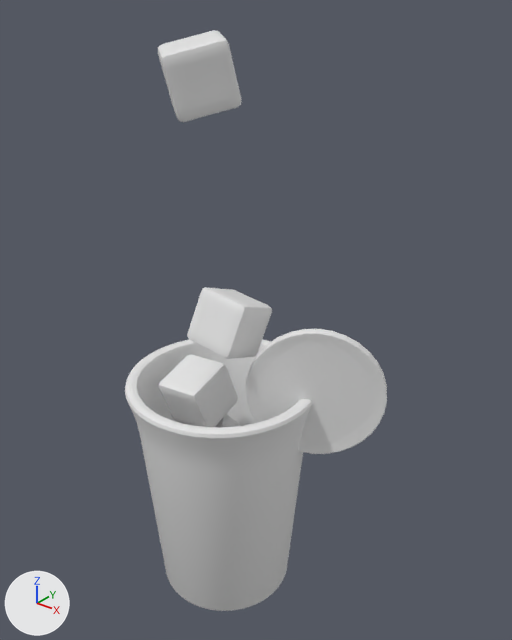
Two versions of the OBJ model public/assets/drink-baked/blog0027.obj, one commit apart.
Camera for both pictures: a 50 mm camera at (6.14, -6.87, 9.13) aimed at (0.43, 0.27, 4.7). Arrows for +X, +Y and +Z are at lower left; the lights stay in place. The first picture is the older version. Where no turn or scale is listed for an object, it has been applied to the vertices.
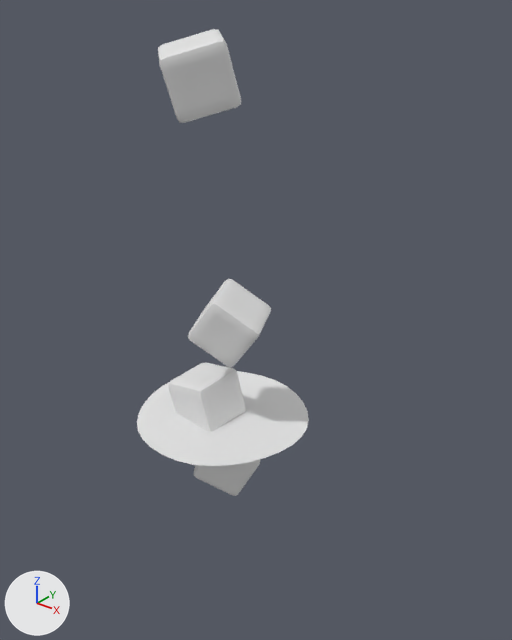
Changed parts and their boxes (x1, y1, x2, y2) in the pictures (512 x 640 px; the box of a moved part takes in the faces that stretch with it):
'Cylinder', deleted
    before: (125, 339, 312, 611)
'Circle.001', deleted
    before: (245, 329, 387, 454)
'Cube.002', reshaped (23% taller)
    before: (187, 287, 272, 359)
    after: (188, 279, 271, 368)
'Cube.001', reshaped
    before: (159, 355, 238, 427)
    after: (168, 362, 246, 431)
part 3 of me_plane, moved or reshaped (not visible before)
    after: (137, 371, 309, 466)
'Cube', unchanged, uncovered by the edit
    before: (215, 414, 241, 427)
    after: (194, 459, 260, 496)

Edits to the bpy script that builds the scene:
```text
Change me_cube_001:
    used by ob_cube_001; location = (0.0, 0.0, 0.0)
    remove me_cube_001.from_pydata(...)  # 386 vertices, 384 faces; spans x -0.901..-0.009, y -0.52..0.434, z 2.788..3.811
    add me_cube_001.from_pydata(...)  # 386 vertices, 384 faces; spans x -0.75..0.218, y -0.5..0.386, z 2.798..3.761
    me_cube_001 part 1: the whole mesh is multiplied about its middle by the matrix ((0.989, 0.13, -0.07), (-0.111, 0.969, 0.221), (0.097, -0.211, 0.973)), then moved by (0.189, -0.014, -0.02)
Change me_cube_002:
    used by ob_cube_002; location = (0.0, 0.0, 0.0)
    remove me_cube_002.from_pydata(...)  # 386 vertices, 384 faces; spans x -0.324..0.586, y -0.46..0.554, z 4.117..5.185
    add me_cube_002.from_pydata(...)  # 386 vertices, 384 faces; spans x -0.493..0.755, y -0.498..0.592, z 4.096..5.206
    me_cube_002 part 2: the whole mesh is multiplied about its middle by the matrix ((0.405, 0.898, 0.17), (-0.914, 0.389, 0.118), (0.04, -0.203, 0.978))
Change me_plane:
    used by ob_plane; location = (0.0, 0.0, 0.0)
    remove me_plane.from_pydata(...)  # 246 vertices, 68 faces; spans x -1.31..1.31, y -1.31..1.31, z 3.03..3.11
    add me_plane.from_pydata(...)  # 218 vertices, 161 faces; spans x -1.31..1.31, y -1.31..1.31, z 3.03..3.11
    me_plane part 3: 19 vertices moved from x -1.2..1.15, y -1.31..1.31, z 3.04..3.09 to x -1.21..1.15, y -1.31..1.31, z 3.04..3.1; 168 vertices removed from x -1.3..1.3, y -1.3..1.3, z 3.03..3.1; 140 vertices added at x -1.29..1.29, y -1.3..1.3, z 3.03..3.1
Remove ob_circle_001:
    ob_circle_001 = bpy.data.objects.new('Circle.001', me_circle_001)
    ob_circle_001.location = (0.0, 0.0, 0.0)
Remove ob_cylinder:
    ob_cylinder = bpy.data.objects.new('Cylinder', me_cylinder)
    ob_cylinder.location = (0.0, 0.0, 0.0)
```
